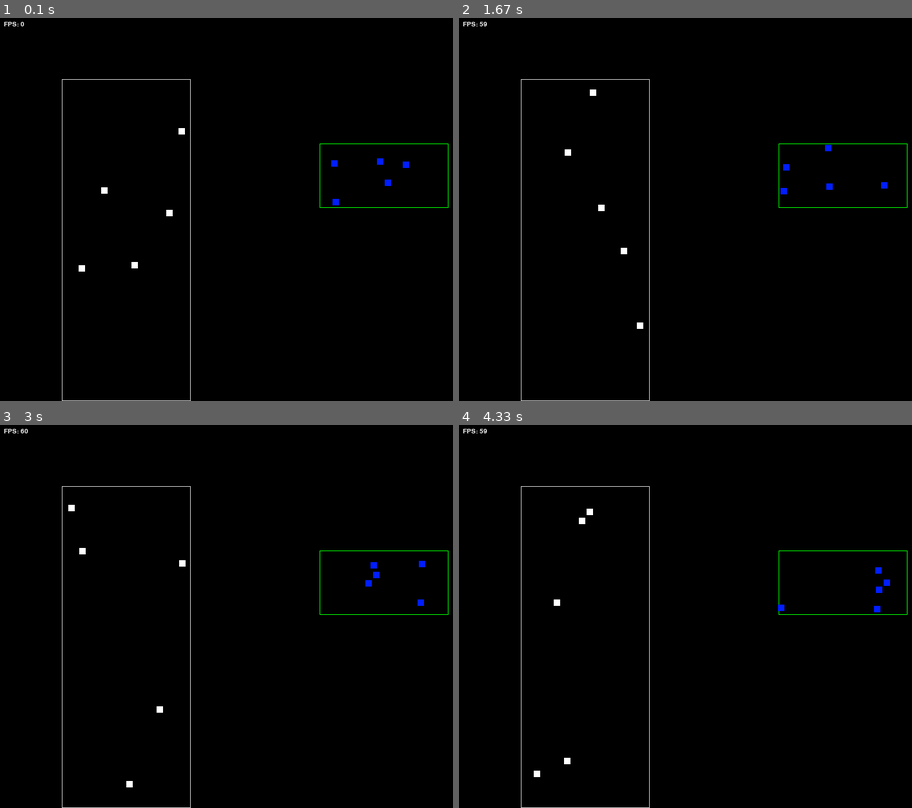
Above: before the commit, frames 1-4 (two rows, left to right).
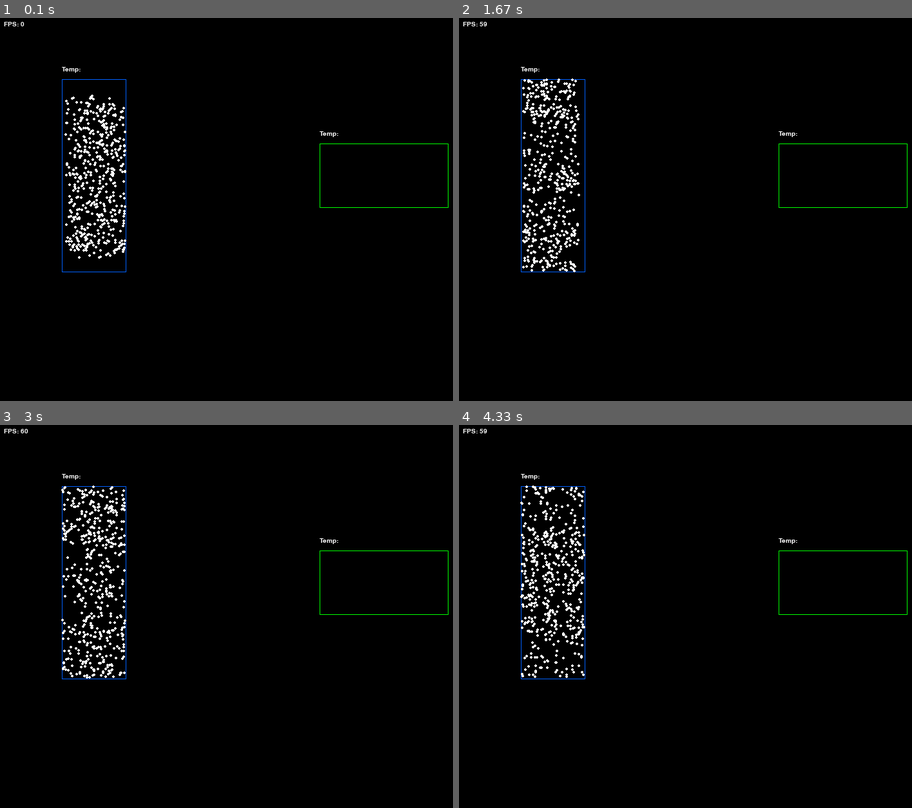
Above: after the commit, the same moments.

Repository: hdaniel-udg/atomx
Game: pygame game, started from main.py
Two runs of this game, one before a commit and one after it. Both use one fixed random seed, a clock stepped at 60 frames per second and the inputs below.
Inputs:
- Up to frame 1 (0.1 s): no input
- Up to frame 2 (1.67 s): no input
- Up to frame 3 (3 s): no input
- Up to frame 4 (4.33 s): no input

The runs differ from the first frame. In frame 1, 2.0% of the frame differs, in the area x 13-91%, y 12-100%; in frame 2, 2.0%; in frame 3, 2.0%, in the area x 13-94%, y 12-100%; in frame 4, 2.0%.

Commit message:
Version 1.0.2

Diff:
--- a/main.py
+++ b/main.py
@@ -4,9 +4,10 @@
 import json
 import random
 import uuid
+import math
 
 class Box(pyg.sprite.Sprite):
-    def __init__(self, name, position, dimensions,background_color):
+    def __init__(self, name, position, dimensions, background_color):
         super().__init__()
         self.name = name
         self.rect = pyg.Rect(position[0], position[1], dimensions['width'], dimensions['height'])
@@ -21,11 +22,13 @@
         self.mass = mass
         self.diametro = diametro
         self.rect = pyg.Rect(position[0], position[1], diametro, diametro)
-        self.image = pyg.Surface((diametro, diametro))
-        self.image.fill(color)
+        self.image = pyg.Surface((diametro, diametro), pyg.SRCALPHA)
+        pyg.draw.circle(self.image, color, (diametro//2, diametro//2), diametro//2)
         self.velocity = velocity
 
     def update(self):
+
+
         # Colisión con los bordes de la pantalla
         if self.rect.left <= 0 or self.rect.right >= screen_width:
             self.velocity[0] *= -1
@@ -45,53 +48,63 @@
         self.rect.x += self.velocity[0]
         self.rect.y += self.velocity[1]
 
-        # Colisión con otras moléculas
-        #for molecule in molecules:
-        #    collisions = pyg.sprite.spritecollide(molecule, molecules, False)
-            #Moleculas con las que choca
-        #    for collided_molecule in collisions:
-        #        if collided_molecule != molecule:
-        #            self.setVelocity(molecule, collided_molecule)
-                    #print(molecule.uuid, collided_molecule.uuid)
+# Define una cuadrícula espacial con celdas de tamaño 100x100
+class SpatialGrid:
+    def __init__(self, width, height, cell_size):
+        self.width = width
+        self.height = height
+        self.cell_size = cell_size
+        self.grid = [[[] for _ in range(width // cell_size)] for _ in range(height // cell_size)]
+
+    def insert(self, sprite):
+        row = sprite.rect.y // self.cell_size
+        col = sprite.rect.x // self.cell_size
+        self.grid[row][col].append(sprite)
+
+    def get_sprites_in_cell(self, row, col):
+        return self.grid[row][col]
+
+    def clear(self):
+        self.grid = [[[] for _ in range(self.width // self.cell_size)] for _ in range(self.height // self.cell_size)]
 
 
-    def calculateColision(self, molecule, collided_molecule):
-        pass
-        #Ambos se diregen
-        #print('Calcular nueva', self.mass)
-        #pyg.time.wait(2000)
-        #Calcular la colision o el comportamiendo de las moleculas con el modelo de Lennar - Jones o Mecanica clasica de colisiones
+def detect_collisions_in_cell(cell_sprites):
+    for i in range(len(cell_sprites)):
+        for j in range(i+1, len(cell_sprites)):
+            sprite1 = cell_sprites[i]
+            sprite2 = cell_sprites[j]
+            #if pyg.sprite.collide_rect(sprite1, sprite2):
+                #print("Collision detected between:", sprite1.uuid, sprite2.uuid)
+                #pyg.time.wait(500)
+                # Agregar aquí la lógica para manejar la colisión
 
 pyg.init()
-# Carga el icono
 icon = pyg.image.load('icon.png')
-# Establece el icono de la ventana
 pyg.display.set_icon(icon)
 Screen = pyg.display.set_mode((800, 600), RESIZABLE)
 pyg.display.set_caption('Atomx')
 screen_width, screen_height = Screen.get_size()
 
-# Cargar datos de las cajas desde el archivo JSON
 with open('settings/boxes.json') as boxes_json:
     boxes_data = json.load(boxes_json)
 
-# Crea instancias de las cajas
 boxes = pyg.sprite.Group()
 for box_data in boxes_data:
     box = Box(box_data['name'], box_data['position'], box_data['dimensions'], box_data['backgroundColorRGB'])
     boxes.add(box)
 
-# Cargar datos de las condiciones iniciales desde el archivo JSON
 with open('settings/initialCondition.json') as condition_json:
     condition_data = json.load(condition_json)
-# Cargar datos de las moléculas desde el archivo JSON
+
 with open('settings/molecules.json') as molecules_json:
     molecules_data = json.load(molecules_json)
-# Cargar datos de los atomos desde el archivo JSON
+
 with open('settings/atoms.json') as atoms_json:
     atoms_data = json.load(atoms_json)
 
-# Crea instancias de las moléculas
+
+grid = SpatialGrid(screen_width, screen_height, 100)  # Define una cuadrícula espacial con celdas de tamaño 100x100
+
 molecules = pyg.sprite.Group()
 for box_data in boxes_data:
     for molecule_data in condition_data:
@@ -102,23 +115,25 @@
                 velocity_x = random.uniform(-1, 1)
                 velocity_y = random.uniform(-1, 1)
 
-                # Asegurar que la velocidad no sea 0 en ninguna componente o este estre -0.5 y 0.5
                 while (velocity_x < 0.5 and velocity_x > -0.5) or (velocity_y< 0.5 and velocity_y > -0.5):
                     if velocity_x < 0.5 and velocity_x > -0.5:
                         velocity_x = random.uniform(-1, 1)
                     elif velocity_y< 0.5 and velocity_y > -0.5:
                         velocity_y= random.uniform(-1, 1)
-                print(velocity_x, velocity_y)
+
                 color = molecule_data['colorRGB']
                 mass = 0
                 for atom in atoms_data:
                     if atom['name'] == molecule_data['name']:
+                        print(atom['atomicMass'])
                         mass = atom['atomicMass']
                 for molecule in molecules_data:
                     if molecule['name'] == molecule_data['name']:
+                        #print(molecule['properties']['molecularMass'])
                         mass = molecule['properties']['molecularMass']
                 molecule = Molecule(molecule_data['box'], position, [velocity_x, velocity_y], color, molecule_data['radiusPx'], mass, uuid.uuid4())
                 molecules.add(molecule)
+                grid.insert(molecule)
 
 clock = pyg.time.Clock()
 font = pyg.font.Font(None, 15)
@@ -135,14 +150,28 @@
 
     molecules.update()
 
+    # Limpia la cuadrícula antes de insertar las moléculas en la nueva iteración
+    grid.clear()
+
+    # Inserta las moléculas en la cuadrícula
+    for molecule in molecules:
+        grid.insert(molecule)
+
+    # Itera sobre cada celda de la cuadrícula y verifica colisiones entre moléculas en la misma celda o en celdas adyacentes
+    for row in range(len(grid.grid)):
+        for col in range(len(grid.grid[row])):
+            cell_sprites = grid.get_sprites_in_cell(row, col)
+            if cell_sprites:
+                detect_collisions_in_cell(cell_sprites)
+
     Screen.fill((0, 0, 0))
-    # Dibujar las cajas
     boxes.draw(Screen)
-    # Dibujar y actualizar las moléculas
     molecules.draw(Screen)
 
-    # Renderizar y dibujar el texto de los FPS
     fps_text = font.render(f"FPS: {int(clock.get_fps())}", True, (255, 255, 255))
+    for box in boxes:
+        details = pyg.font.Font(None, 15).render("Temp:",True,(255,255,255))
+        Screen.blit(details, (box.rect.x, box.rect.y - 20))
     Screen.blit(fps_text, (10, 10))
 
     pyg.display.update()
--- /dev/null
+++ b/potential.py
@@ -0,0 +1,91 @@
+import pygame as pyg
+import sys
+import random
+import math
+
+# Colores
+BLACK = (0, 0, 0)
+WHITE = (255, 255, 255)
+RED = (255, 0, 0)
+
+# Parámetros de la ventana
+WIDTH, HEIGHT = 800, 600
+FPS = 60
+
+class Ball(pyg.sprite.Sprite):
+    def __init__(self, x, y, radius, color, velocity):
+        super().__init__()
+        self.radius = radius
+        self.color = color
+        self.velocity = velocity
+        self.image = pyg.Surface((radius * 2, radius * 2), pyg.SRCALPHA)
+        pyg.draw.circle(self.image, color, (radius, radius), radius)
+        self.rect = self.image.get_rect(center=(x, y))
+
+    def update(self):
+        self.rect.x += self.velocity[0]
+        self.rect.y += self.velocity[1]
+
+        # Rebotar en los bordes de la ventana
+        if self.rect.left < 0 or self.rect.right > WIDTH:
+            self.velocity[0] *= -1
+        if self.rect.top < 0 or self.rect.bottom > HEIGHT:
+            self.velocity[1] *= -1
+
+        # Manejar colisiones entre esferas
+        for ball in balls:
+            if ball != self:
+                if pyg.sprite.collide_circle(self, ball):
+                    dx = self.rect.x - ball.rect.x
+                    dy = self.rect.y - ball.rect.y
+                    distance = (dx ** 2 + dy ** 2) ** 0.5
+                    if distance < self.radius + ball.radius:
+                        angle = math.atan2(dy, dx)
+                        target_x = self.rect.x + math.cos(angle) * (self.radius + ball.radius - distance + 1)
+                        target_y = self.rect.y + math.sin(angle) * (self.radius + ball.radius - distance + 1)
+                        self.rect.x = target_x
+                        self.rect.y = target_y
+                        self.velocity[0] *= -1
+                        self.velocity[1] *= -1
+                        ball.velocity[0] *= -1
+                        ball.velocity[1] *= -1
+
+# Inicializar Pygame
+pyg.init()
+screen = pyg.display.set_mode((WIDTH, HEIGHT))
+pyg.display.set_caption('Esferas Colisionando')
+clock = pyg.time.Clock()
+
+# Grupo de esferas
+balls = pyg.sprite.Group()
+
+# Crear esferas aleatorias
+for _ in range(10):
+    radius = random.randint(20, 40)
+    x = random.randint(radius, WIDTH - radius)
+    y = random.randint(radius, HEIGHT - radius)
+    color = (random.randint(0, 255), random.randint(0, 255), random.randint(0, 255))
+    velocity = [random.randint(-5, 5), random.randint(-5, 5)]
+    ball = Ball(x, y, radius, color, velocity)
+    balls.add(ball)
+
+# Bucle principal del juego
+running = True
+while running:
+    for event in pyg.event.get():
+        if event.type == pyg.QUIT:
+            running = False
+
+    # Actualizar esferas
+    balls.update()
+
+    # Dibujar
+    screen.fill(BLACK)
+    balls.draw(screen)
+    pyg.display.flip()
+
+    # Esperar al siguiente fotograma
+    clock.tick(FPS)
+
+pyg.quit()
+sys.exit()
--- a/settings/boxes.json
+++ b/settings/boxes.json
@@ -5,10 +5,10 @@
         "block": true,
         "position":[100,100],
         "dimensions":{
-            "width":200,
-            "height":500
+            "width":100,
+            "height":300
         },
-        "backgroundColorRGB":[206,206,206]
+        "backgroundColorRGB":[0,96,255]
     },
     {
         "name":"secondary",
--- a/settings/initialCondition.json
+++ b/settings/initialCondition.json
@@ -1,18 +1,10 @@
 [
     {
         "name": "Hydrogen",
-        "number": 5,
-        "radiusPx":10,
+        "number": 500,
+        "radiusPx":5,
         "gridType":"random",
         "colorRGB": [255, 255, 255],
         "box": "initial"
-    },
-    {
-        "name": "Hydrogen",
-        "number": 5,
-        "radiusPx":10,
-        "gridType":"random",
-        "colorRGB": [0, 30, 255],
-        "box": "secondary"
     }
 ]
